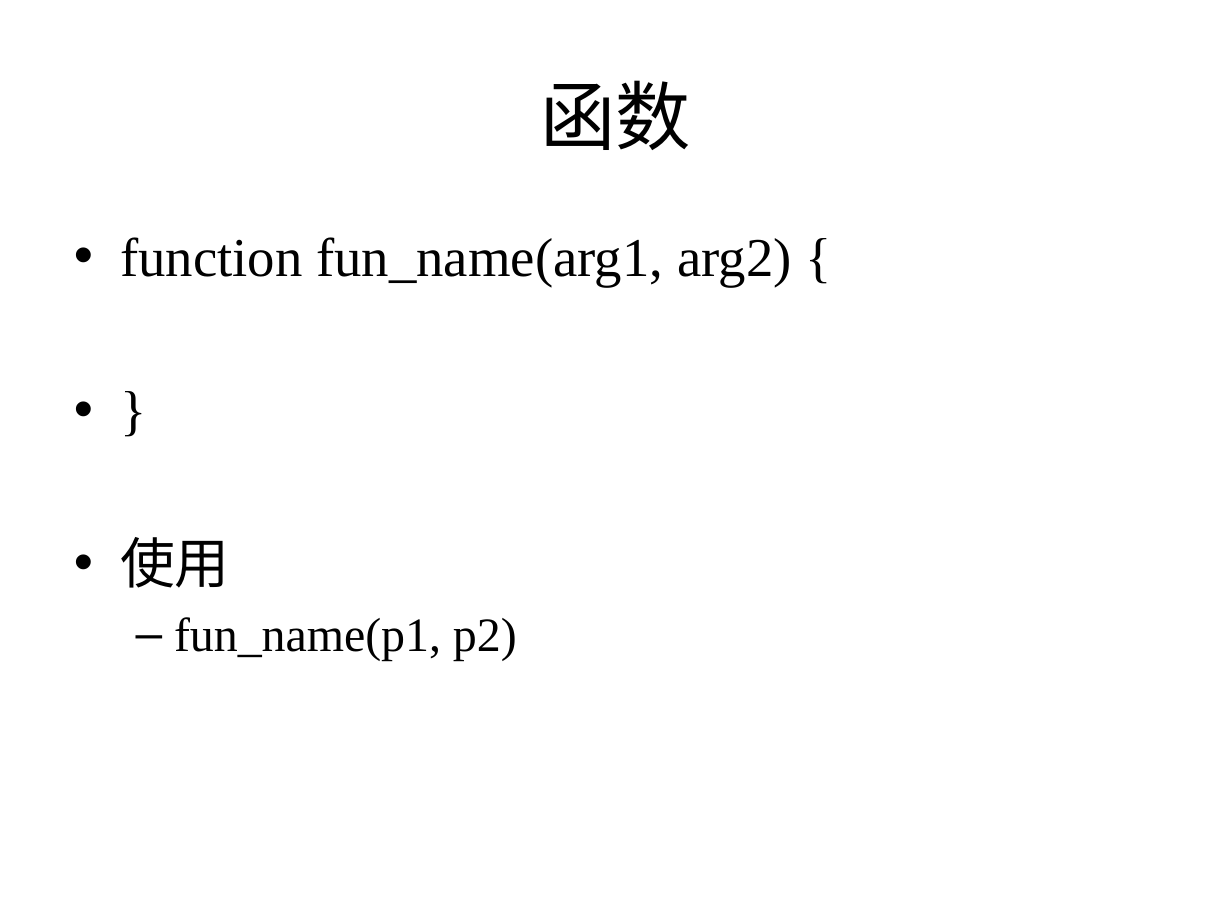
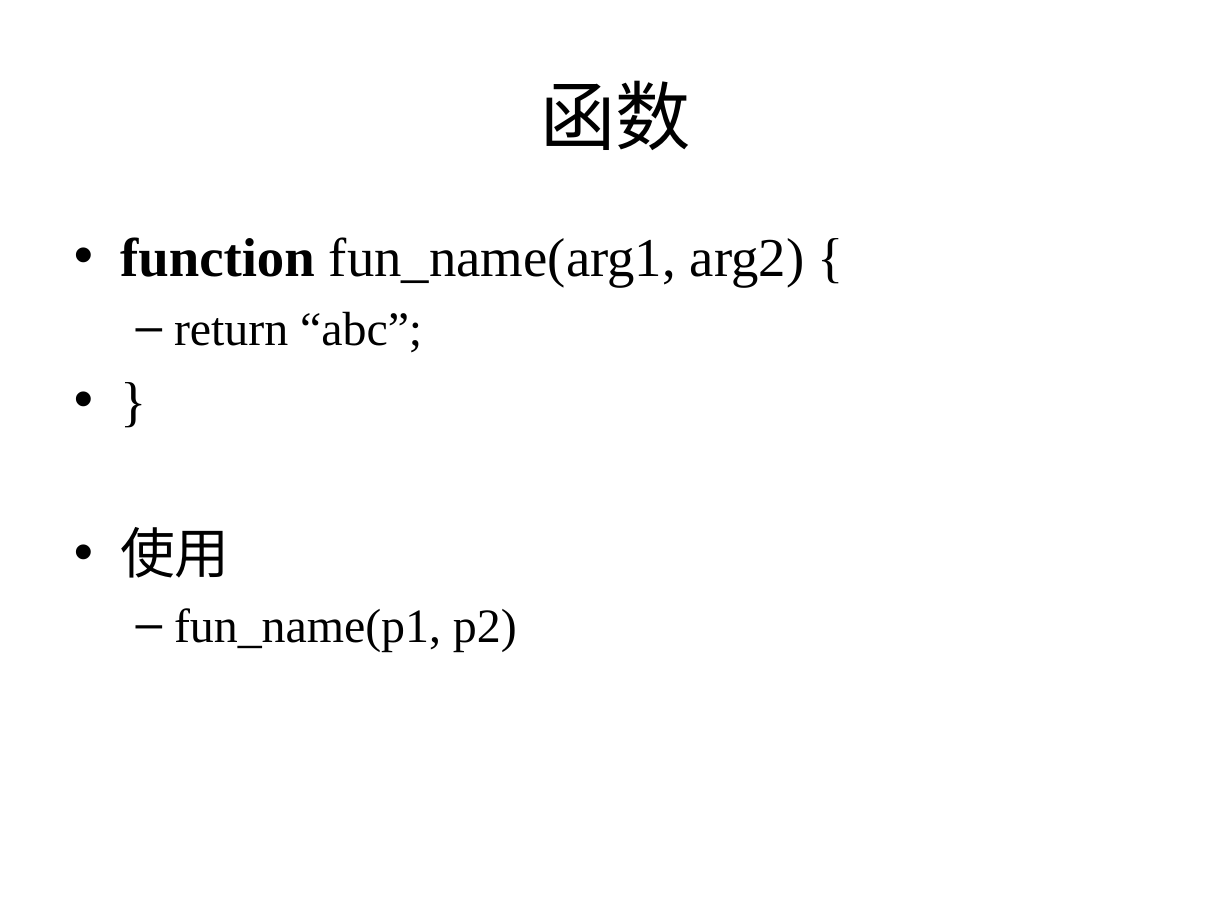
Before and after one commit to zhutao2015/JavaCourse, a slide deck: slide 6 of lesson14/Javascript and jQuery.pptx. Drawn at 1232x924 pixels with LibreOffice and Linux fonts; fonts in the diff are those of the drawing. Boxes give left, top, right and bottom in pixels: in the first picture for what was removed or moved away, otherwise in the second. Text is boxed around its words. In the diff, an @@ line names an element or a change of style, - is before the commit and + after.

```diff
--- a/lesson14/Javascript and jQuery.pptx
+++ b/lesson14/Javascript and jQuery.pptx
@@ text at [120, 237, 805, 287]: bold on in "function" @@
@@ text at [174, 311, 422, 353]: paragraph added @@
+  – return “abc”;
```
Also in this commit, not shown: 4 other slides changed, 2 other files.
